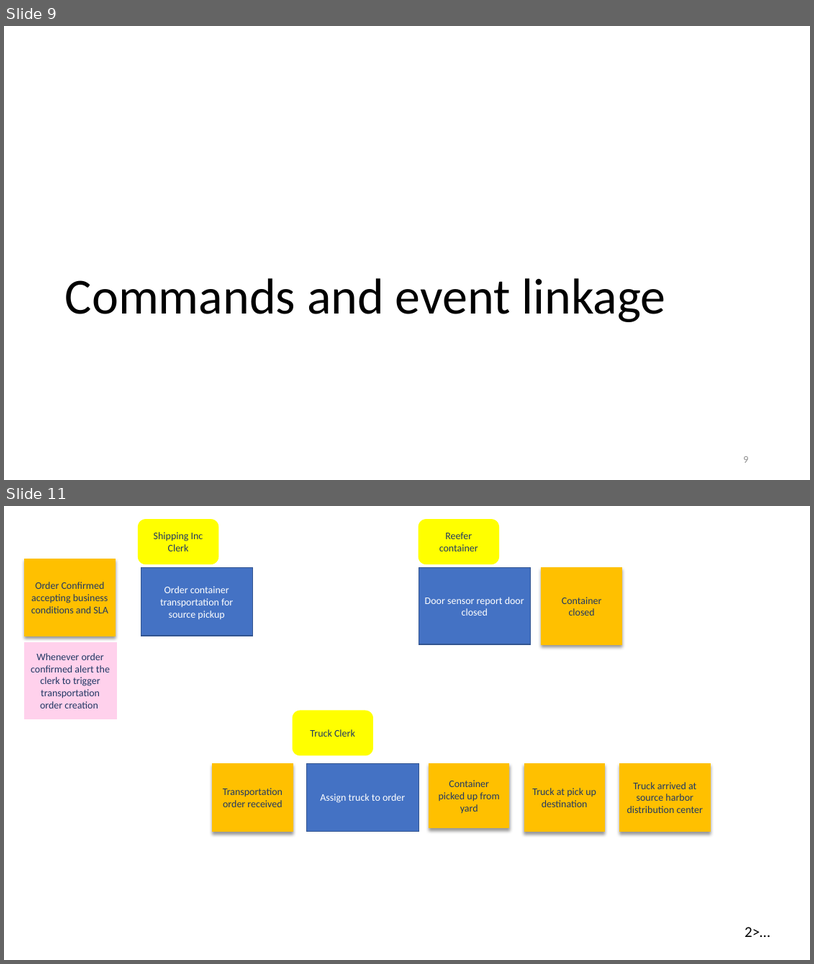
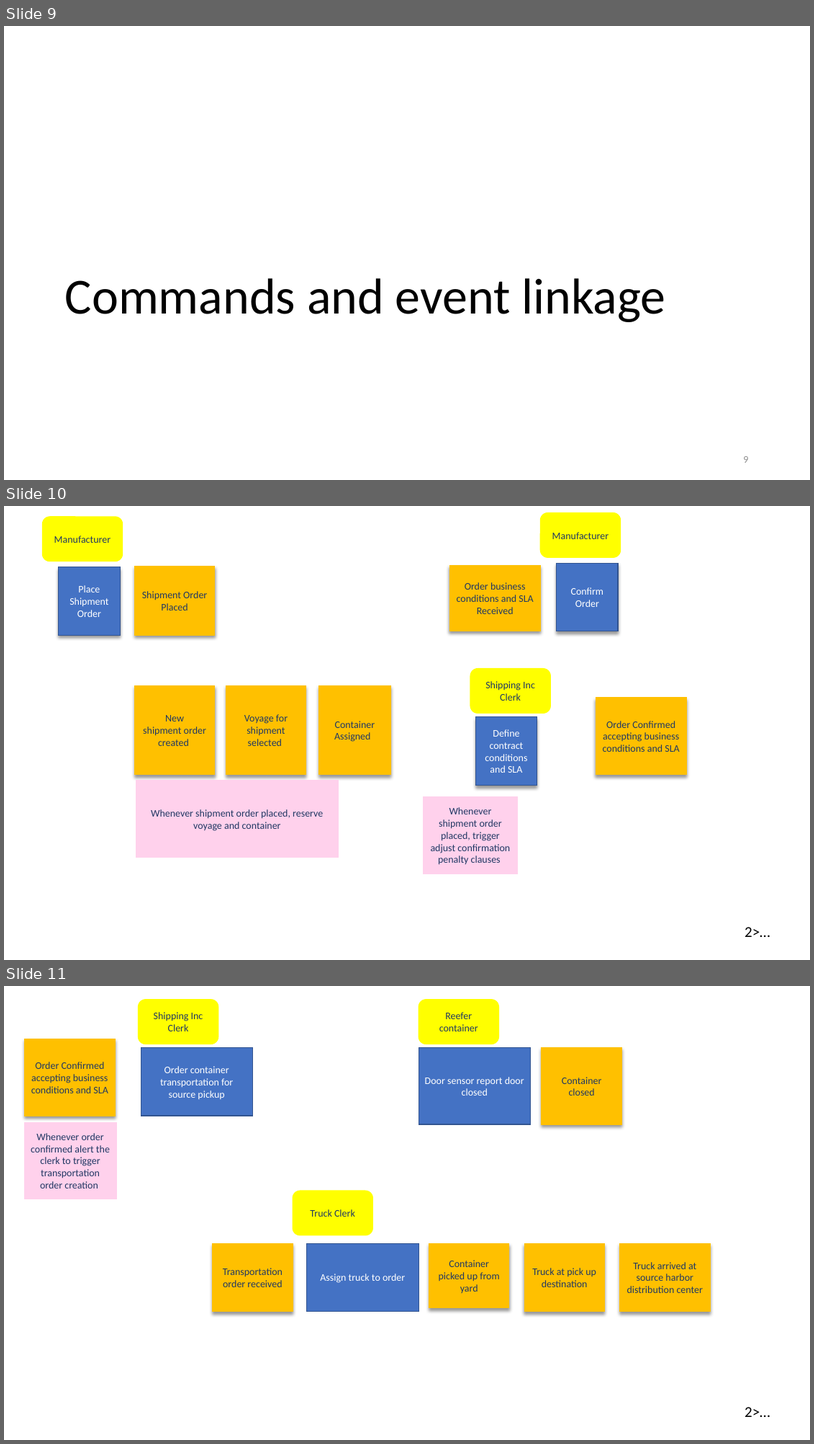
Before and after one commit to ibm-cloud-architecture/refarch-kc, a slide deck: docs/analysis/kc-eventstorming.pptx. Shown one above the other, each under a label of ours: slides 9 and 11 before the commit, slides 9, 10 and 11 after it; the slides between them are not shown. The pictures are 814x964 and 814x1444 pixels, drawn with LibreOffice and Linux fonts; fonts in the diff are those of the drawing. Boxes give left, top, right and bottom in pixels: in the first picture for what was removed or moved away, otherwise in the second. Text is boxed around its words. In the diff, an @@ line names an element or a change of style, - is before the commit and + after.

```diff
--- a/docs/analysis/kc-eventstorming.pptx
+++ b/docs/analysis/kc-eventstorming.pptx
@@ slide 10 added at box(4, 506, 810, 960), background #FFFFFF @@
@@ rounded rectangle added at box(43, 517, 123, 561), fill #FFFF00, outline #FFFF00 1 pt, 12 pt, text #203864 @@
+Manufacturer
@@ rounded rectangle added at box(540, 512, 620, 557), fill #FFFF00, outline #FFFF00 1 pt, 12 pt, text #203864 @@
+Manufacturer
@@ rectangle added at box(59, 567, 120, 635), fill #4472C4, outline #325491 1 pt, 12 pt, text #FFFFFF @@
+Place Shipment Order
@@ rectangle added at box(134, 566, 214, 636), fill #FFC000, outline #FFC000 1 pt, 12 pt, text #203864 @@
+Shipment Order Placed
@@ rectangle added at box(450, 565, 540, 631), fill #FFC000, outline #FFC000 1 pt, 12 pt, text #203864 @@
+Order business conditions and SLA
+Received
@@ rectangle added at box(557, 564, 619, 631), fill #4472C4, outline #325491 1 pt, 12 pt, text #FFFFFF @@
+Confirm Order
@@ rounded rectangle added at box(471, 669, 551, 713), fill #FFFF00, outline #FFFF00 1 pt, 12 pt, text #203864 @@
+Shipping Inc Clerk
@@ rectangle added at box(134, 686, 214, 774), fill #FFC000, outline #FFC000 1 pt, 12 pt, text #203864 @@
+New
+shipment order created
@@ rectangle added at box(226, 686, 306, 774), fill #FFC000, outline #FFC000 1 pt, 12 pt, text #203864 @@
+Voyage for shipment
+selected
@@ rectangle added at box(319, 686, 392, 774), fill #FFC000, outline #FFC000 1 pt, 12 pt, text #203864 @@
+Container Assigned
@@ rectangle added at box(597, 698, 687, 775), fill #FFC000, outline #FFC000 1 pt, 12 pt, text #203864 @@
+Order Confirmed accepting business conditions and SLA
@@ rectangle added at box(476, 717, 538, 785), fill #4472C4, outline #325491 1 pt, 12 pt, text #FFFFFF @@
+Define contract conditions and SLA
@@ rectangle added at box(136, 780, 339, 857), fill #FFD1EC, outline #FFD1EC 1 pt, 12 pt, text #203864 @@
+Whenever shipment order placed, reserve voyage and container
@@ rectangle added at box(423, 796, 517, 873), fill #FFD1EC, outline #FFD1EC 1 pt, 12 pt, text #203864 @@
+Whenever shipment order placed, trigger adjust confirmation penalty clauses
@@ text added at box(745, 926, 771, 937), 18 pt, text #000000 @@
+2>…
```
Also in this commit, not shown: 1 slide changed, 1 other slide added.
